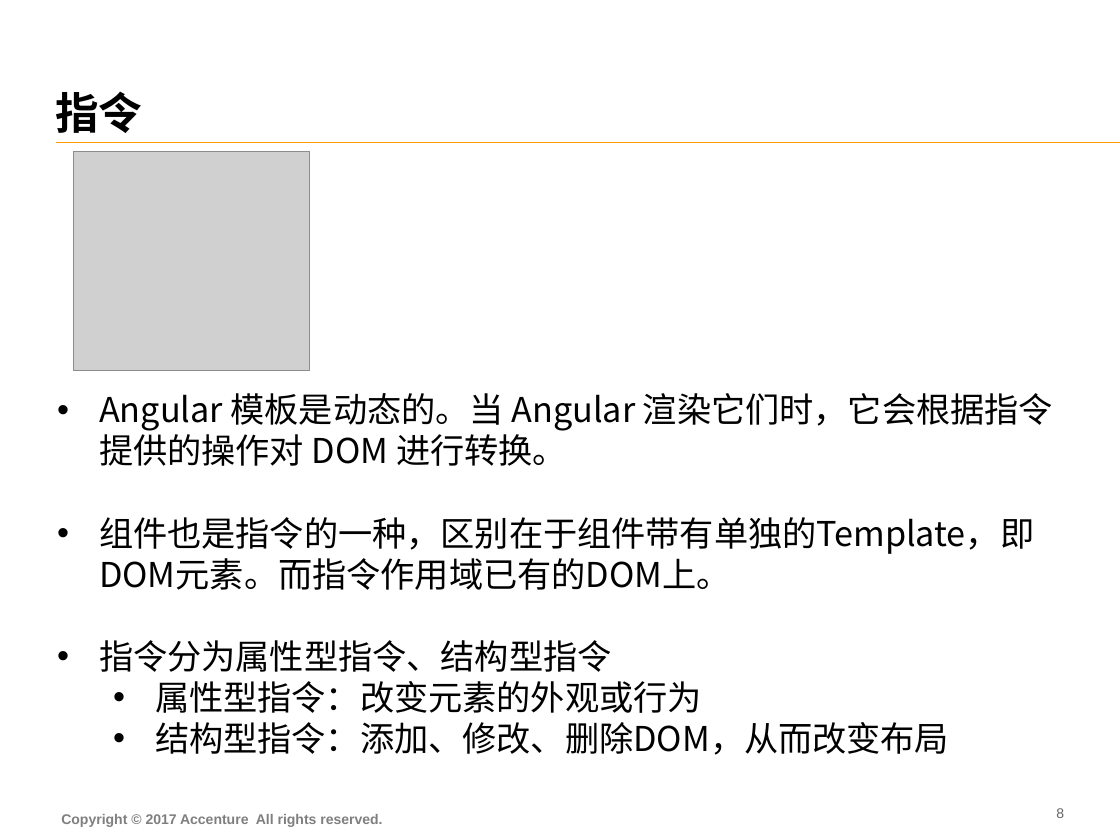
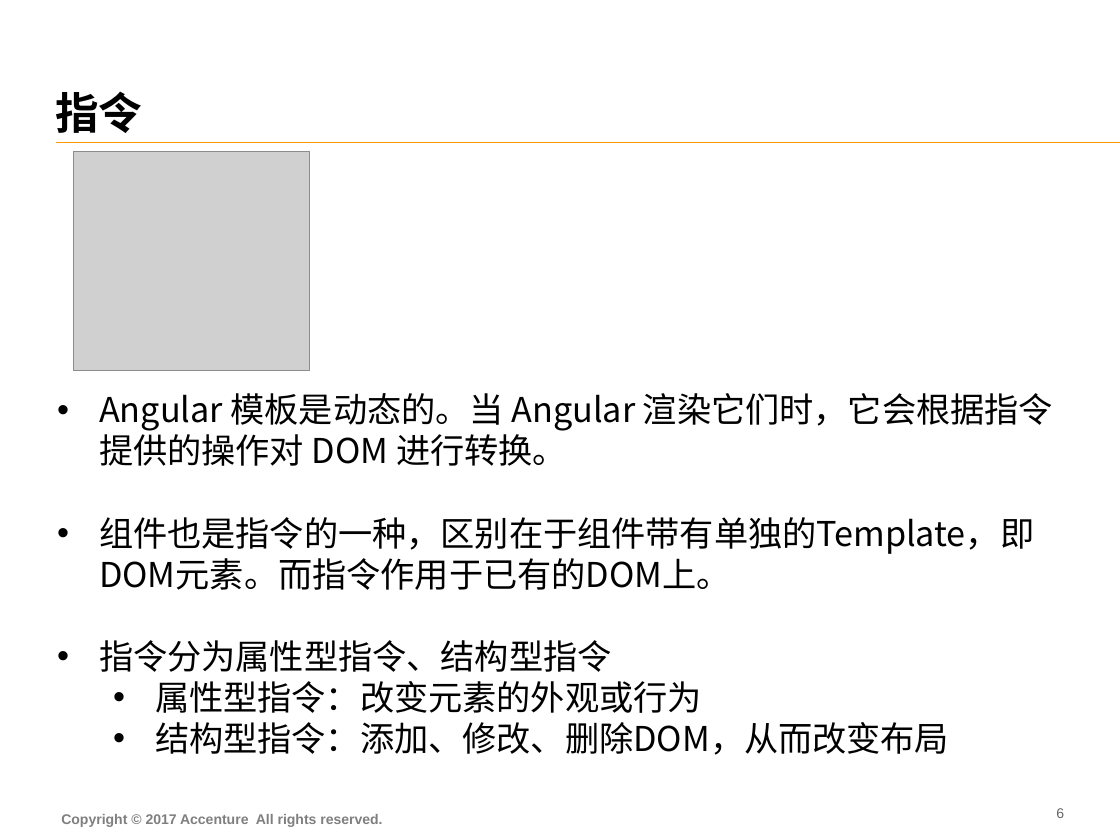
Before and after one commit to FS-Angular-Interest-Group/AngularTraining, a slide deck: slide 7 of PPT/03-Accenture-FS-Angular-Framework.pptx (slide 9 before the commit). Drawn at 1120x840 pixels with LibreOffice and Linux fonts; fonts in the diff are those of the drawing; grey boxes stand for pictures. Boxes give left, top, right and bottom in pixels: in the first picture for what was removed or moved away, otherwise in the second. Text is boxed around its words. In the diff, an @@ line names an element or a change of style, - is before the commit and + after.

```diff
--- a/PPT/03-Accenture-FS-Angular-Framework.pptx
+++ b/PPT/03-Accenture-FS-Angular-Framework.pptx
@@ text at [99,517,1034,590]: text changed @@
-• 组件也是指令的一种，区别在于组件带有单独的Template，即DOM元素。而指令作用域已有的DOM上。
+• 组件也是指令的一种，区别在于组件带有单独的Template，即DOM元素。而指令作用于已有的DOM上。
```
Also in this commit, not shown: 1 other slide changed, 1 slide added, 24 other files.
